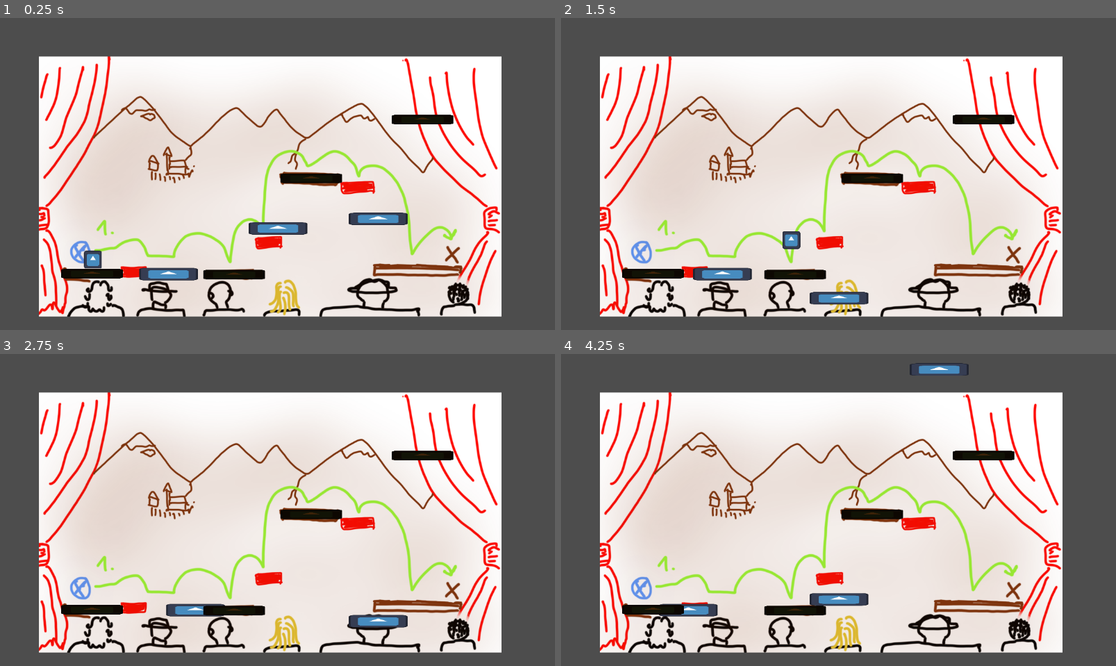
Above: before the commit, frames 1-4 (two rows, left to right).
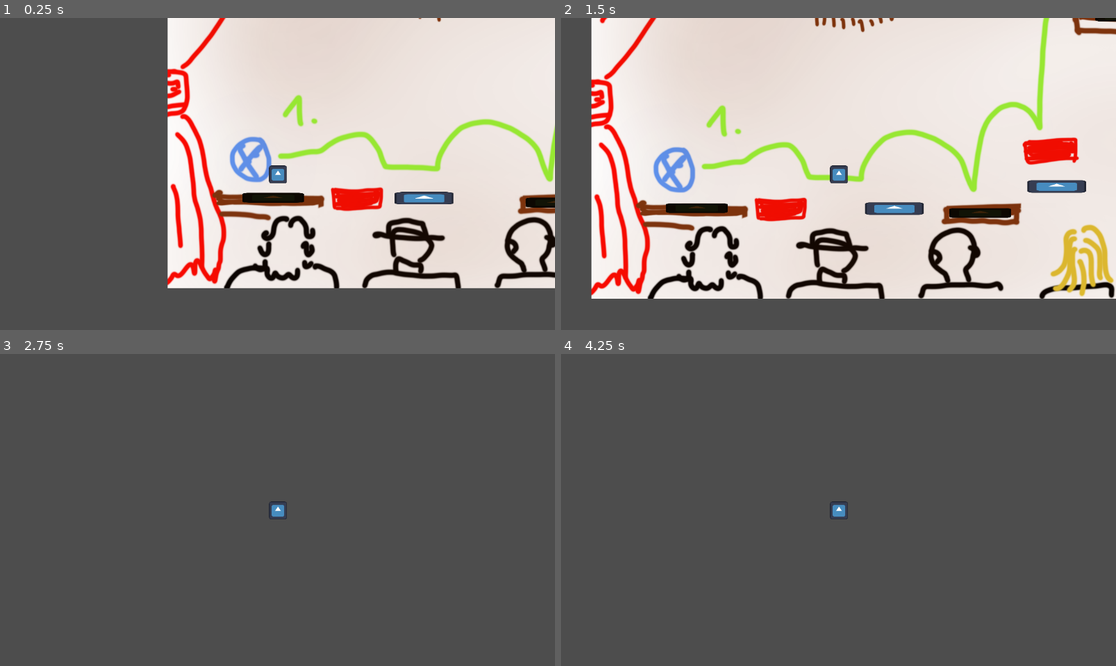
Above: after the commit, the same moments.

Repository: danigeri/Brackeys-Game-Jam
Game: Godot game, scene res://scenes/GameLoop/game_loop.tscn
Same seed, same stepped clock (60 frames per second), same inputs: the game is played once before the commit and once after it. Before the commit the project starts from res://GameLoop/game_loop.tscn. The engine's default icon, where the game draws it, is replaced by a stand-in: a white triangle on a blue panel in a dark square.
Inputs (mouse positions are in pixels of both pictures, inside the frame that each line leads up to):
- Up to frame 1 (0.25 s): no input
- Up to frame 2 (1.5 s): move the mouse to (749, 273) at 0.52 s; press the mouse at (749, 273) at 0.53 s; hold Right (right) from 0.53 s (still down); tap Up (up) at 0.77 s; move the mouse to (838, 280) at 1.27 s; release the mouse at (838, 280) at 1.28 s; click (838, 280) at 1.35 s
- Up to frame 3 (2.75 s): tap Up (up) at 1.52 s; move the mouse to (333, 441) at 2.02 s; release Right (right) at 2.03 s; press the mouse at (333, 441) at 2.03 s; hold Left (left) from 2.03 s (still down)
- Up to frame 4 (4.25 s): move the mouse to (938, 616) at 2.77 s; release Left (left) at 2.78 s; release the mouse at (938, 616) at 2.78 s; hold Right (right) from 2.78 s (still down); click (938, 616) at 2.85 s; tap Up (up) at 3.02, 3.77 s; move the mouse to (1005, 556) at 3.52 s; press the mouse at (1005, 556) at 3.53 s

The runs differ from the first frame. In frame 1, 64% of the frame differs, in the area x 7-100%, y 0-96%; in frame 2, 50%; in frame 3, 69%; in frame 4, 69%, in the area x 7-91%, y 2-96%.

Commit message:
camera and scene mappa

Diff:
--- a/GameLoop/game_loop.gd
+++ /dev/null
@@ -1,6 +0,0 @@
-extends Node2D
-
-
-func _ready() -> void:
-	#MusicPlayer.start_music()
-	pass
--- /dev/null
+++ b/scenes/GameLoop/game_loop.gd
@@ -0,0 +1,11 @@
+extends Node2D
+
+@onready var ghost_camera: Camera2D = $GhostCamera
+
+func _ready() -> void:
+	#MusicPlayer.start_music()
+	GameEvents.ghost_mode_on.connect(use_ghost_camera)
+
+func use_ghost_camera(value) -> void:
+	if(value):
+		ghost_camera.make_current()
--- a/GameLoop/game_loop.tscn
+++ b/scenes/GameLoop/game_loop.tscn
@@ -1,13 +1,13 @@
 [gd_scene format=3 uid="uid://cp03gm3dbew5m"]
 
-[ext_resource type="Script" uid="uid://dw8mem4hdxy6f" path="res://GameLoop/game_loop.gd" id="1_7f3si"]
+[ext_resource type="Script" uid="uid://dw8mem4hdxy6f" path="res://scenes/GameLoop/game_loop.gd" id="1_7f3si"]
 [ext_resource type="Script" uid="uid://co2jxcbqxd52u" path="res://UI/ui.gd" id="2_ksmgf"]
 [ext_resource type="PackedScene" uid="uid://inxv7ghoaf62" path="res://UI/Menus/PauseMenu/pause_menu.tscn" id="2_u3r3m"]
 [ext_resource type="PackedScene" uid="uid://c55vl17w7kkn0" path="res://UI/Menus/SettingsMenu/settings_menu.tscn" id="4_x7b5a"]
 [ext_resource type="Texture2D" uid="uid://c8rqsnlp6kb8m" path="res://assets/elso_run.png" id="5_dkj16"]
-[ext_resource type="PackedScene" uid="uid://3ibhlt1dyusg" path="res://GameLoop/player.tscn" id="5_t2325"]
-[ext_resource type="PackedScene" uid="uid://cmvu72hfj0uu4" path="res://scenes/poc/platform/platform.tscn" id="6_yq2g3"]
-[ext_resource type="PackedScene" path="res://scenes/poc/ground.tscn" id="7_h6koa"]
+[ext_resource type="PackedScene" uid="uid://3ibhlt1dyusg" path="res://scenes/Player/player.tscn" id="5_t2325"]
+[ext_resource type="PackedScene" uid="uid://cmvu72hfj0uu4" path="res://scenes/Platform/platform.tscn" id="6_yq2g3"]
+[ext_resource type="PackedScene" uid="uid://c7xrocq7m8k0u" path="res://scenes/Ground/ground.tscn" id="7_h6koa"]
 
 [node name="GameLoop" type="Node2D" unique_id=1058436466]
 script = ExtResource("1_7f3si")
@@ -23,41 +23,44 @@
 
 [node name="ElsoRun" type="Sprite2D" parent="." unique_id=1356655335]
 position = Vector2(561, 350)
-scale = Vector2(0.5, 0.5)
 texture = ExtResource("5_dkj16")
 
 [node name="Platform" parent="." unique_id=466164217 instance=ExtResource("6_yq2g3")]
-position = Vector2(335, 532)
+position = Vector2(130, 703)
 dir = "x"
-distance = 100
-duration = 1
+distance = 200
+duration = 3
 
 [node name="Platform2" parent="." unique_id=1856394765 instance=ExtResource("6_yq2g3")]
-position = Vector2(577, 432)
+position = Vector2(567, 507)
 dir = "y"
 distance = 300
 duration = 3
 
 [node name="Platform3" parent="." unique_id=1323980428 instance=ExtResource("6_yq2g3")]
-position = Vector2(785, 402)
+position = Vector2(954, 379)
 dir = "y"
 distance = 400
-duration = 2
+duration = 5
 
 [node name="Ground" parent="." unique_id=842944472 instance=ExtResource("7_h6koa")]
-position = Vector2(191, 531)
+position = Vector2(-180, 702)
 
 [node name="Ground2" parent="." unique_id=1776685674 instance=ExtResource("7_h6koa")]
-position = Vector2(486, 533)
+position = Vector2(408, 712)
 
 [node name="Ground3" parent="." unique_id=25719745 instance=ExtResource("7_h6koa")]
-position = Vector2(646, 333)
+position = Vector2(711, 304)
 
 [node name="Ground4" parent="." unique_id=2020542942 instance=ExtResource("7_h6koa")]
-position = Vector2(877, 211)
+position = Vector2(1186, 120)
 
 [node name="Player" parent="." unique_id=1510985192 instance=ExtResource("5_t2325")]
-position = Vector2(192, 487)
+position = Vector2(-171, 624)
+
+[node name="GhostCamera" type="Camera2D" parent="." unique_id=1831260324]
+position = Vector2(573, 340)
+zoom = Vector2(0.5, 0.5)
 
 [connection signal="credits_menu_requested" from="UI/PauseMenu" to="UI" method="_on_pause_menu_credits_menu_requested"]
 [connection signal="settings_menu_requested" from="UI/PauseMenu" to="UI" method="_on_pause_menu_settings_menu_requested"]
--- a/scenes/poc/platform/platform.tscn
+++ b/scenes/Platform/platform.tscn
@@ -1,6 +1,6 @@
 [gd_scene format=3 uid="uid://cmvu72hfj0uu4"]
 
-[ext_resource type="Script" uid="uid://dfq4h0neysgul" path="res://scenes/poc/platform/platform.gd" id="1_7j252"]
+[ext_resource type="Script" uid="uid://crawxa0cftex5" path="res://scenes/Platform/platform.gd" id="1_7j252"]
 [ext_resource type="Texture2D" uid="uid://bpk8mwrd5w4tv" path="res://icon.svg" id="2_7j252"]
 
 [sub_resource type="RectangleShape2D" id="RectangleShape2D_7j252"]
--- a/GameLoop/player.tscn
+++ b/scenes/Player/player.tscn
@@ -1,7 +1,7 @@
 [gd_scene format=3 uid="uid://3ibhlt1dyusg"]
 
 [ext_resource type="Texture2D" uid="uid://bpk8mwrd5w4tv" path="res://icon.svg" id="1_1f37a"]
-[ext_resource type="Script" uid="uid://culm53fi3qie0" path="res://GameLoop/player.gd" id="1_385v6"]
+[ext_resource type="Script" uid="uid://culm53fi3qie0" path="res://scenes/Player/player.gd" id="1_385v6"]
 
 [sub_resource type="RectangleShape2D" id="RectangleShape2D_3r4fm"]
 size = Vector2(36, 38)
@@ -17,3 +17,5 @@
 position = Vector2(1, 1)
 scale = Vector2(0.2890625, 0.2890625)
 texture = ExtResource("1_1f37a")
+
+[node name="Camera2D" type="Camera2D" parent="." unique_id=1748759055]
Renamed: GameLoop/game_loop.gd.uid -> scenes/GameLoop/game_loop.gd.uid
Renamed: scenes/poc/ground.tscn -> scenes/Ground/ground.tscn
Renamed: scenes/poc/platform/platform.gd -> scenes/Platform/platform.gd
Renamed: scenes/poc/platform/platform.gd.uid -> scenes/Platform/platform.gd.uid
Renamed: GameLoop/input_record.gd -> scenes/Player/input_record.gd
Renamed: GameLoop/input_record.gd.uid -> scenes/Player/input_record.gd.uid
Renamed: GameLoop/player.gd -> scenes/Player/player.gd
Renamed: GameLoop/player.gd.uid -> scenes/Player/player.gd.uid
Not shown, added: scenes/GameLoop/game_loop.tscn4893802659.tmp
Not shown, added: scenes/GameLoop/game_loop.tscn4898279150.tmp
Not shown, added: scenes/GameLoop/game_loop.tscn4928645064.tmp
